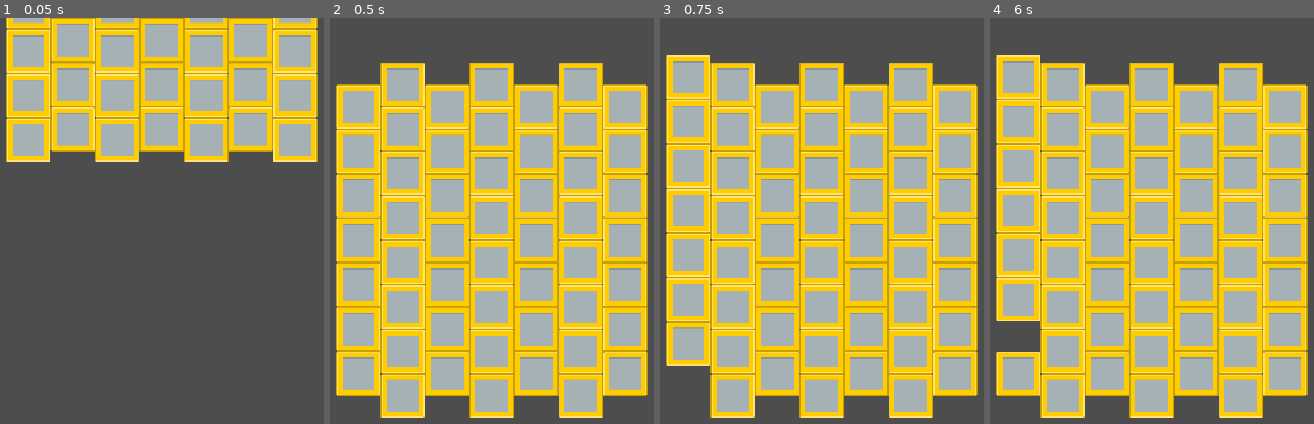
Above: before the commit, frames 1-4 (left to right).
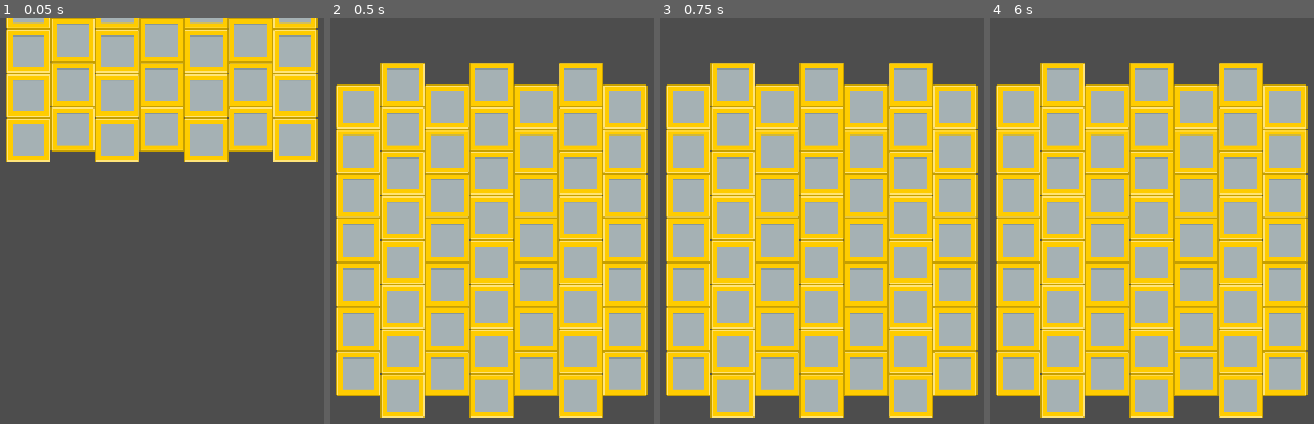
Above: after the commit, the same moments.

Repository: Kurrahman/kutubuku-godot
Game: Godot game, scene res://scenes/Game.tscn
Same seed, same stepped clock (60 frames per second), same inputs: the game is played once before the commit and once after it.
Inputs (mouse positions are in pixels of both pictures, inside the frame that each line leads up to):
- Up to frame 1 (0.05 s): no input
- Up to frame 2 (0.5 s): no input
- Up to frame 3 (0.75 s): tap Enter at 0.5 s; move the mouse to (689, 375) at 0.52 s; click (689, 375) at 0.67 s
- Up to frame 4 (6 s): tap Space at 1.25, 2.75, 4.25 s; click (1019, 375) at 1.42 s; tap Enter at 2, 3.5 s; click (1019, 375) at 2.17 s; click (1019, 375) at 2.92 s; click (1019, 375) at 3.67 s; click (1019, 375) at 4.42 s; click (1019, 375) at 5.17 s; move the mouse to (1019, 330) at 5.77 s; click (1019, 330) at 5.92 s

Frames 1-2 are identical in both runs. In frame 3, 6.4% of the frame differs, in the area x 1-16%, y 9-94%; in frame 4, 5.7%.

Commit message:
add signal to board for current selected word

Diff:
--- a/project.godot
+++ b/project.godot
@@ -16,7 +16,7 @@
 
 [autoload]
 
-SignalBus="*uid://bm68be3fvyrm4"
+Utils="*uid://blank2hgv3fhb"
 
 [display]
 
--- a/scenes/spawner.gd
+++ /dev/null
@@ -1,17 +0,0 @@
-extends Node2D
-
-@export var tile_scene : PackedScene
-# Called when the node enters the scene tree for the first time.
-func _ready() -> void:
-	pass
-
-
-# Called every frame. 'delta' is the elapsed time since the previous frame.
-func _process(_delta: float) -> void:
-	pass
-
-
-func _on_body_exited(body: Node2D) -> void:
-	print(body)
-	var tile = tile_scene.instantiate()
-	add_child(tile)
--- a/scripts/board.gd
+++ b/scripts/board.gd
@@ -1,16 +1,22 @@
 extends Node2D
-
 
 var columns = []
 var column_heights = [7,8,7,8,7,8,7]
+var selected_word = ''
 
 # Called when the node enters the scene tree for the first time.
 func _ready() -> void:
 	columns = get_children()
 	for i in len(columns):
 		columns[i].init_column(column_heights[i])
+		columns[i].tile_clicked.connect(_on_tile_clicked)
+
 
 # Called every frame. 'delta' is the elapsed time since the previous frame.
 func _process(delta: float) -> void:
 	for column in columns:
 		column.fill_column()
+
+func _on_tile_clicked(tile):
+	selected_word += tile.letter
+	print(selected_word)
--- a/scripts/column.gd
+++ b/scripts/column.gd
@@ -3,6 +3,8 @@
 @export var tile_scene: PackedScene
 @export var row: int = 7
 @export var tile_height: int = 64
+
+signal tile_clicked()
 
 var stack: Array[Area2D] = []
 # Called when the node enters the scene tree for the first time.
@@ -33,8 +35,4 @@
 			new_tile.move_to(end_y)
 
 func _on_tile_clicked(tile):
-	var idx = stack.find(tile)
-	stack.remove_at(idx)
-	tile.queue_free()
-	for i in range(idx, len(stack)):
-		stack[i].move_to(-tile_height * i)
+	tile_clicked.emit(tile)
--- a/scripts/tile.gd
+++ b/scripts/tile.gd
@@ -1,8 +1,10 @@
 extends Area2D
 
 signal tile_clicked()
+var letter
 # Called when the node enters the scene tree for the first time.
 func _ready() -> void:
+	self.letter = Utils.random_letter()
 	pass
 
 
--- a/scripts/SignalBus.gd
+++ b/scripts/utils.gd
@@ -1,6 +1,6 @@
 extends Node
 
-
+var randomizer = RandomNumberGenerator.new()
 # Called when the node enters the scene tree for the first time.
 func _ready() -> void:
 	pass # Replace with function body.
@@ -9,3 +9,9 @@
 # Called every frame. 'delta' is the elapsed time since the previous frame.
 func _process(delta: float) -> void:
 	pass
+
+func random_letter() -> String:
+	var c = char(self.randomizer.randi_range(65, 90))
+	if c == 'Q':
+		return "Qu"
+	return c
Not shown, removed: scenes/spawner.gd.uid
Not shown, removed: scripts/SignalBus.gd.uid
Not shown, added: scripts/utils.gd.uid
